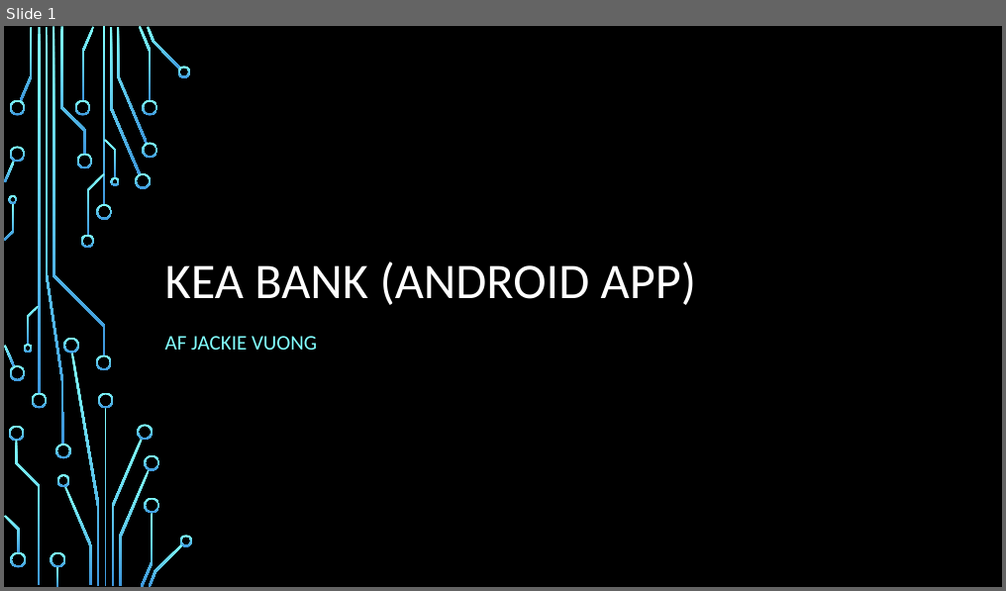
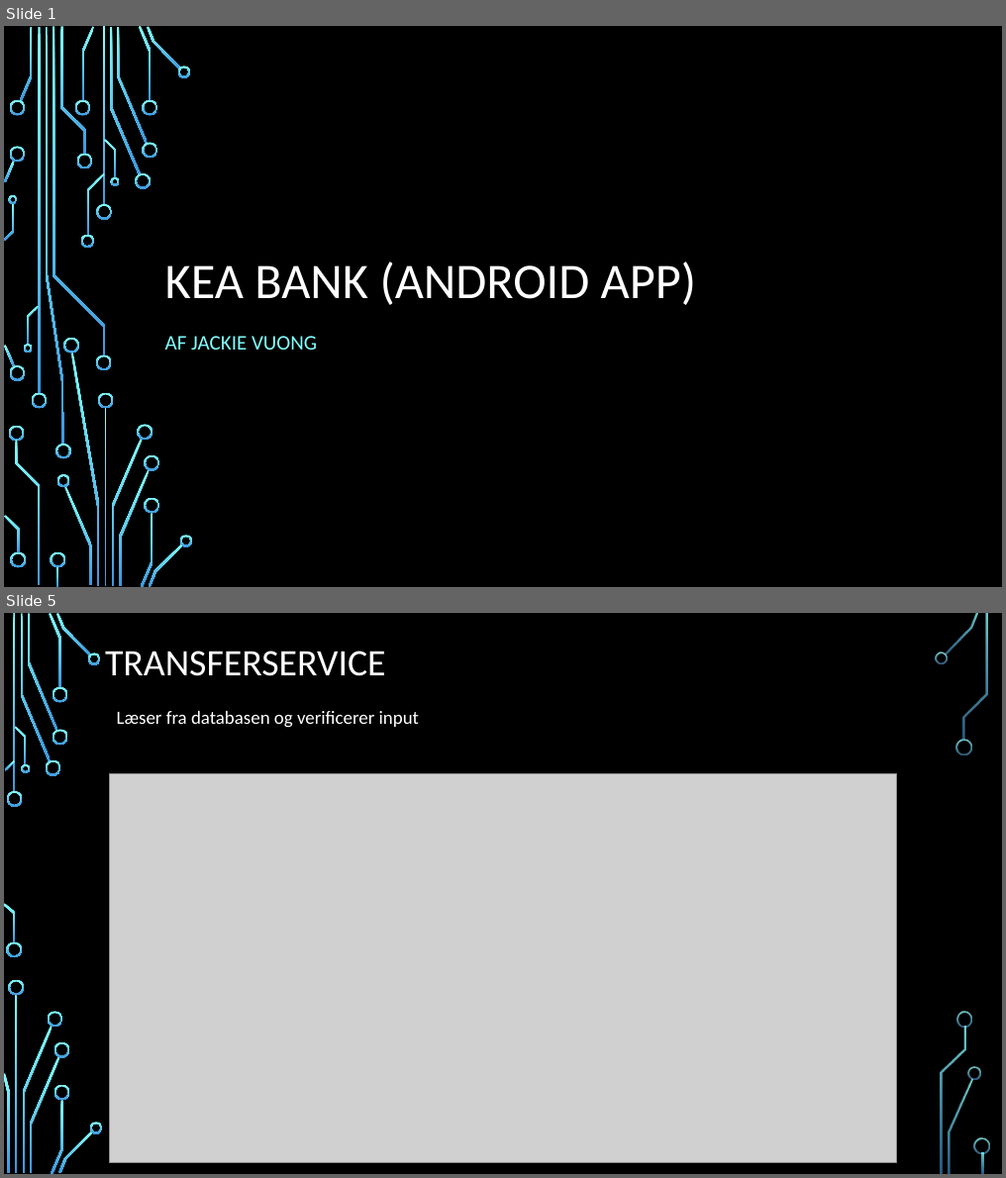
Before and after one commit to ultracake/KeaBank, a slide deck: Kea bank Android App.pptx. Shown one above the other, each under a label of ours: slide 1 before the commit, slides 1 and 5 after it; the slides between them are not shown. The pictures are 1006x591 and 1006x1178 pixels, drawn with LibreOffice and Linux fonts; fonts in the diff are those of the drawing; grey boxes stand for pictures; background and template pictures are left out. Boxes give left, top, right and bottom in pixels: in the first picture for what was removed or moved away, otherwise in the second. Text is boxed around its words. In the diff, an @@ line names an element or a change of style, - is before the commit and + after.

```diff
--- a/Kea bank Android App.pptx
+++ b/Kea bank Android App.pptx
@@ slide 5 added at (4,613,1002,1174), background picture (left out) @@
@@ title added at (105,651,386,676), 36 pt, text #FFFFFF @@
+TRANSFERSERVICE
@@ text added at (117,711,419,728), 18 pt, text #FFFFFF @@
+Læser fra databasen og verificerer input
@@ picture added at (109,774,896,1162) @@
@@ group added at (4,613,990,1174): 33 freeform shapes, 3 rectangles @@
```
Also in this commit, not shown: 3 slides changed, 1 other slide added, 2 slides removed.
